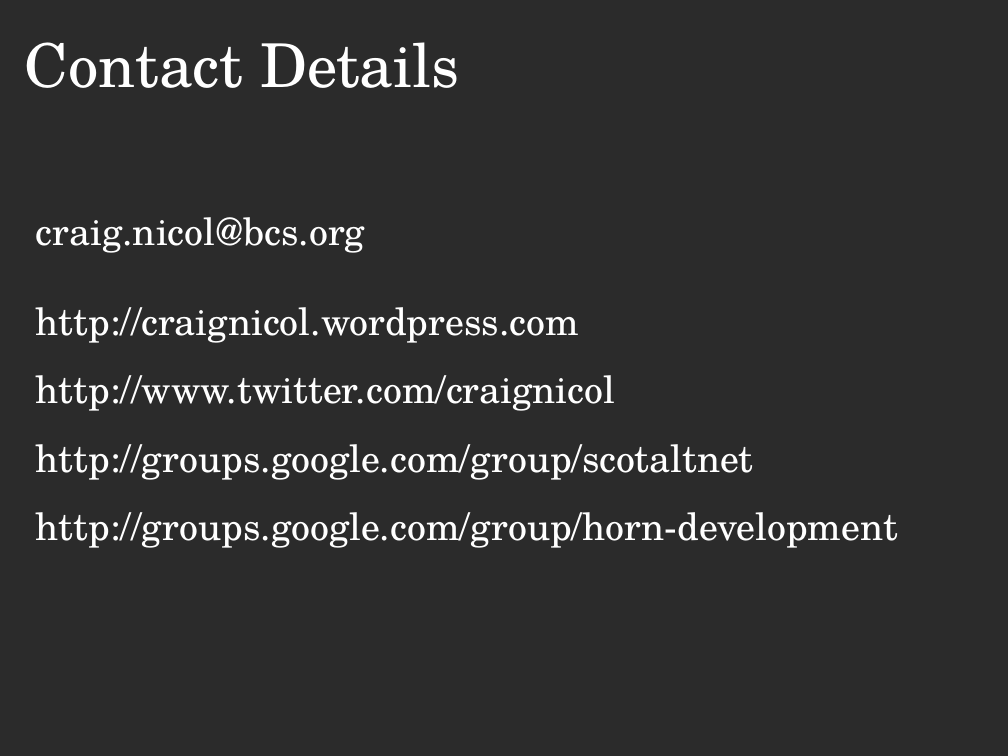
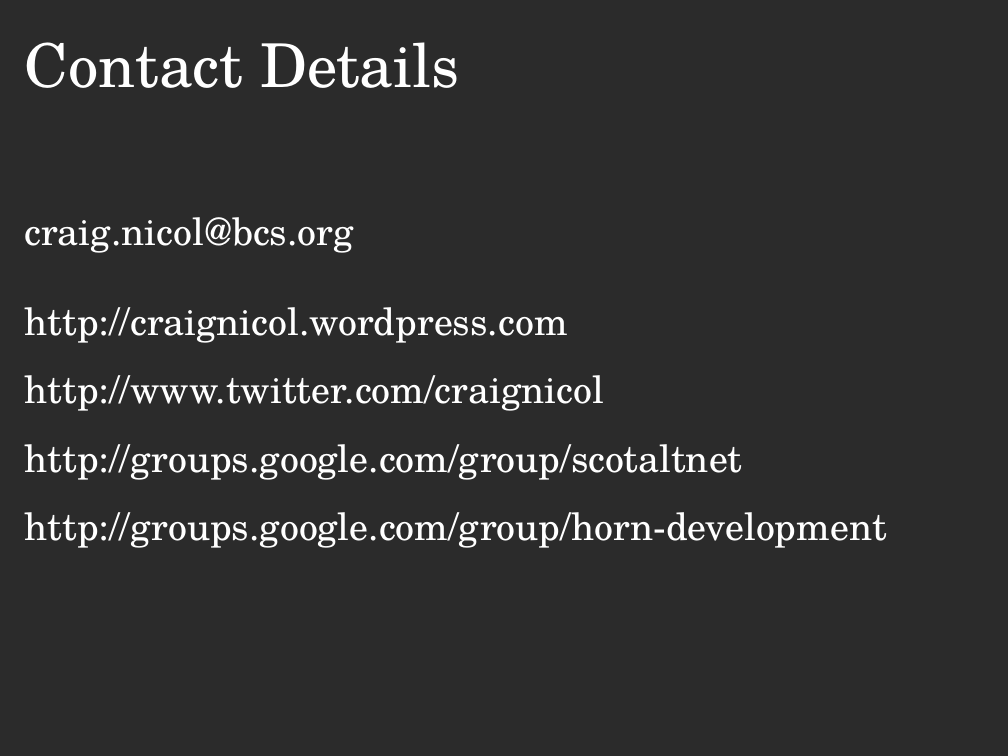
Before and after one commit to craignicol/scotaltdotnet, a slide deck: slide 17 of tdd-i-dont-have-time/TDD-I-dont-have-time.ppt. Drawn at 1008x756 pixels with LibreOffice and Linux fonts; fonts in the diff are those of the drawing; background and template pictures are left out; a plain dark background stands for a picture behind light text. Boxes give left, top, right and bottom in pixels: in the first picture for what was removed or moved away, otherwise in the second. Text is boxed around its words. In the diff, an @@ line names an element or a change of style, - is before the commit and + after.

```diff
--- a/tdd-i-dont-have-time/TDD-I-dont-have-time.ppt
+++ b/tdd-i-dont-have-time/TDD-I-dont-have-time.ppt
@@ text "craig.nicol@bcs.org" at (25, 217, 887, 548): list level 2 to 1 in "craig.nicol@bcs.org"; list level 2 to 1 in "http://craignicol.wordpress.com"; list level 2 to 1 in "http://www.twitter.com/craignicol"; list level 2 to 1 in "http://groups.google.com/group/scotaltnet"; list level 2 to 1 in "http://groups.google.com/group/horn-development" @@
```
Also in this commit, not shown: 6 other slides changed, 2 other files.
